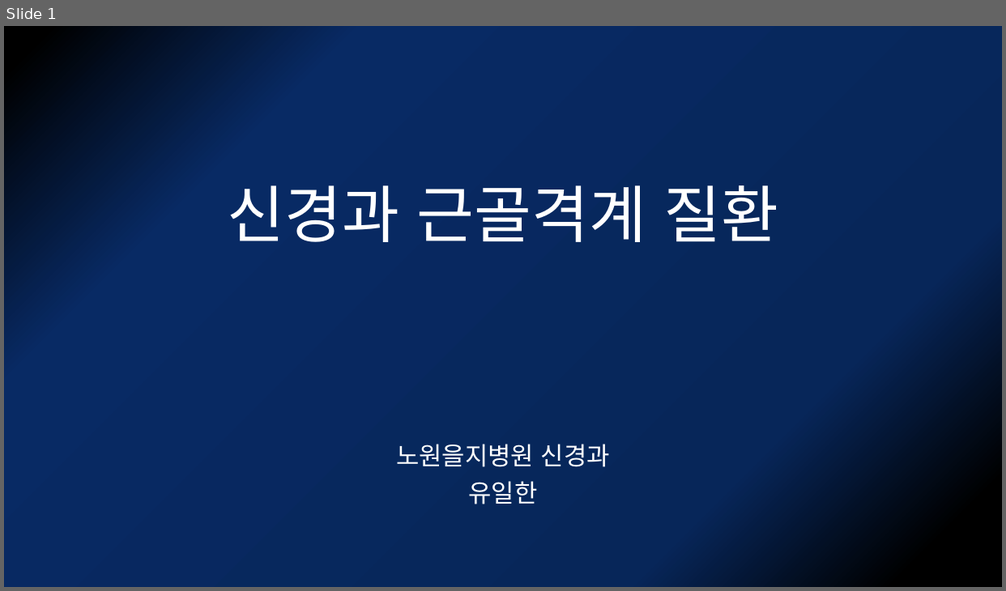
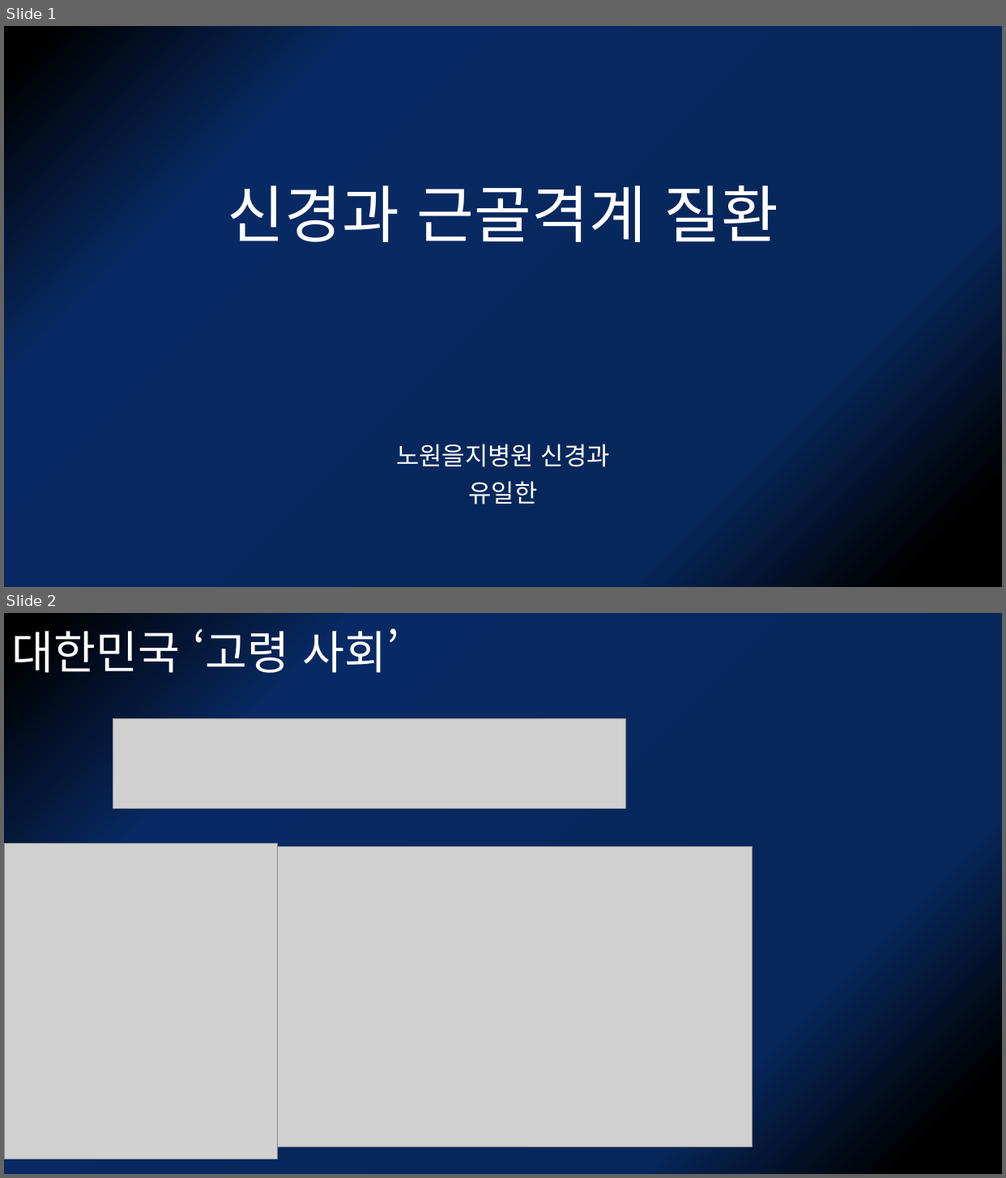
Before and after one commit to kjfdf/-, a slide deck: 신경과 근골격계 질환.pptx. Shown one above the other, each under a label of ours: slide 1 before the commit, slides 1 and 2 after it. The pictures are 1006x591 and 1006x1178 pixels, drawn with LibreOffice and Linux fonts; fonts in the diff are those of the drawing; grey boxes stand for pictures. Boxes give left, top, right and bottom in pixels: in the first picture for what was removed or moved away, otherwise in the second. Text is boxed around its words. In the diff, an @@ line names an element or a change of style, - is before the commit and + after.

```diff
--- a/신경과 근골격계 질환.pptx
+++ b/신경과 근골격계 질환.pptx
@@ slide 2 added at (4,613,1002,1174), background gradient #000000 to #072659 to #082A64 @@
@@ title added at (11,628,399,673), 44 pt, text #FFFFFF @@
+대한민국 ‘고령 사회’
@@ picture added at (113,718,626,808) @@
@@ picture added at (5,844,278,1161) @@
@@ picture added at (277,846,752,1148) @@
```
Also in this commit, not shown: 20 other slides added, 1 slide removed.
